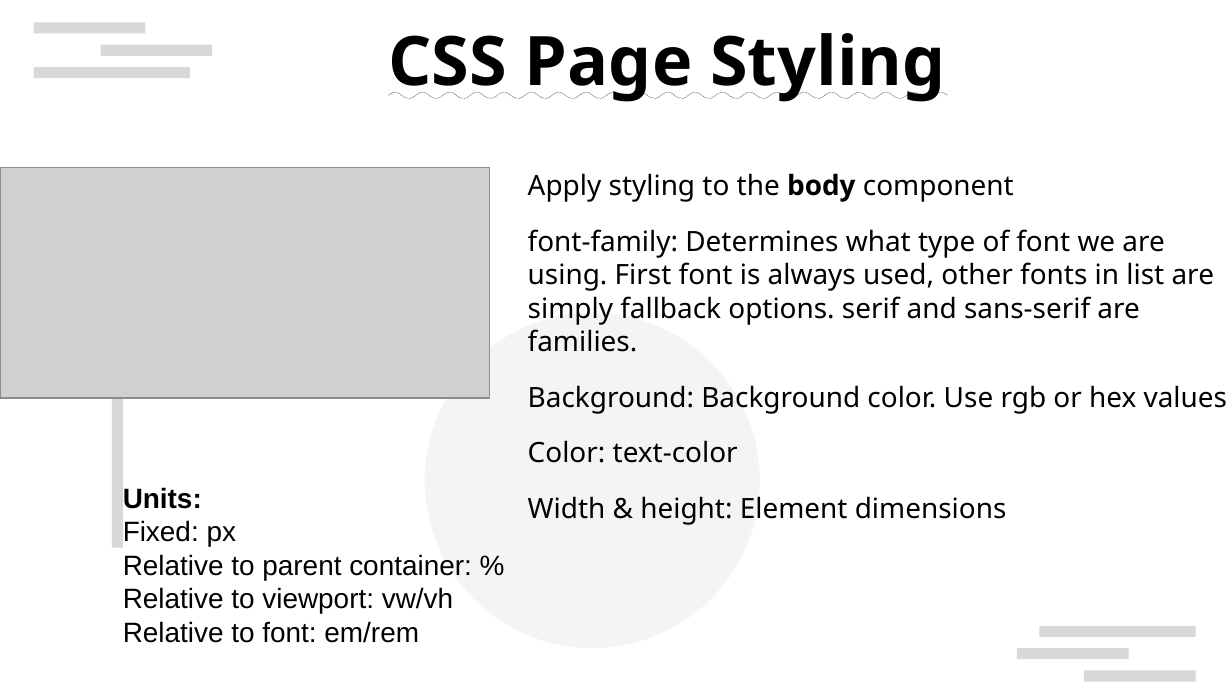
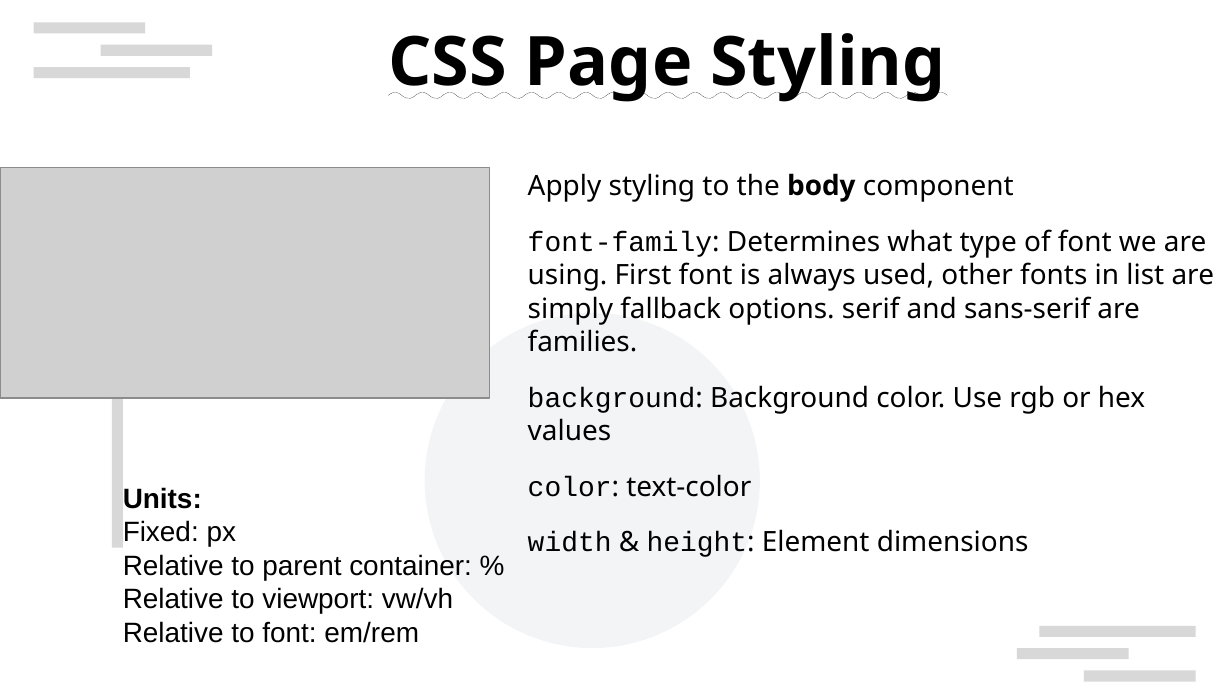
Before and after one commit to TonyLiu0226/toDoListTutorial, a slide deck: slide 11 of presentation.pptx (slide 10 before the commit). Drawn at 1232x693 pixels with LibreOffice and Linux fonts; fonts in the diff are those of the drawing; grey boxes stand for pictures; background and template pictures are left out. Boxes give left, top, right and bottom in pixels: in the first picture for what was removed or moved away, otherwise in the second. Text is boxed around its words. In the diff, an @@ line names an element or a change of style, - is before the commit and + after.

Commit message:
update presentation

```diff
--- a/presentation.pptx
+++ b/presentation.pptx
@@ text at (x1=528, y1=229, x2=1214, y2=352): font Noto Sans to Courier New in "font-family:" @@
@@ text at (x1=528, y1=385, x2=1145, y2=557): text changed @@
-Background: Background color. Use rgb or hex values
-Color: text-color
-Width & height: Element dimensions
+background: Background color. Use rgb or hex values
+color: text-color
+width & height: Element dimensions
```
Also in this commit, not shown: 10 other slides changed, 1 slide added, 1 slide removed.
